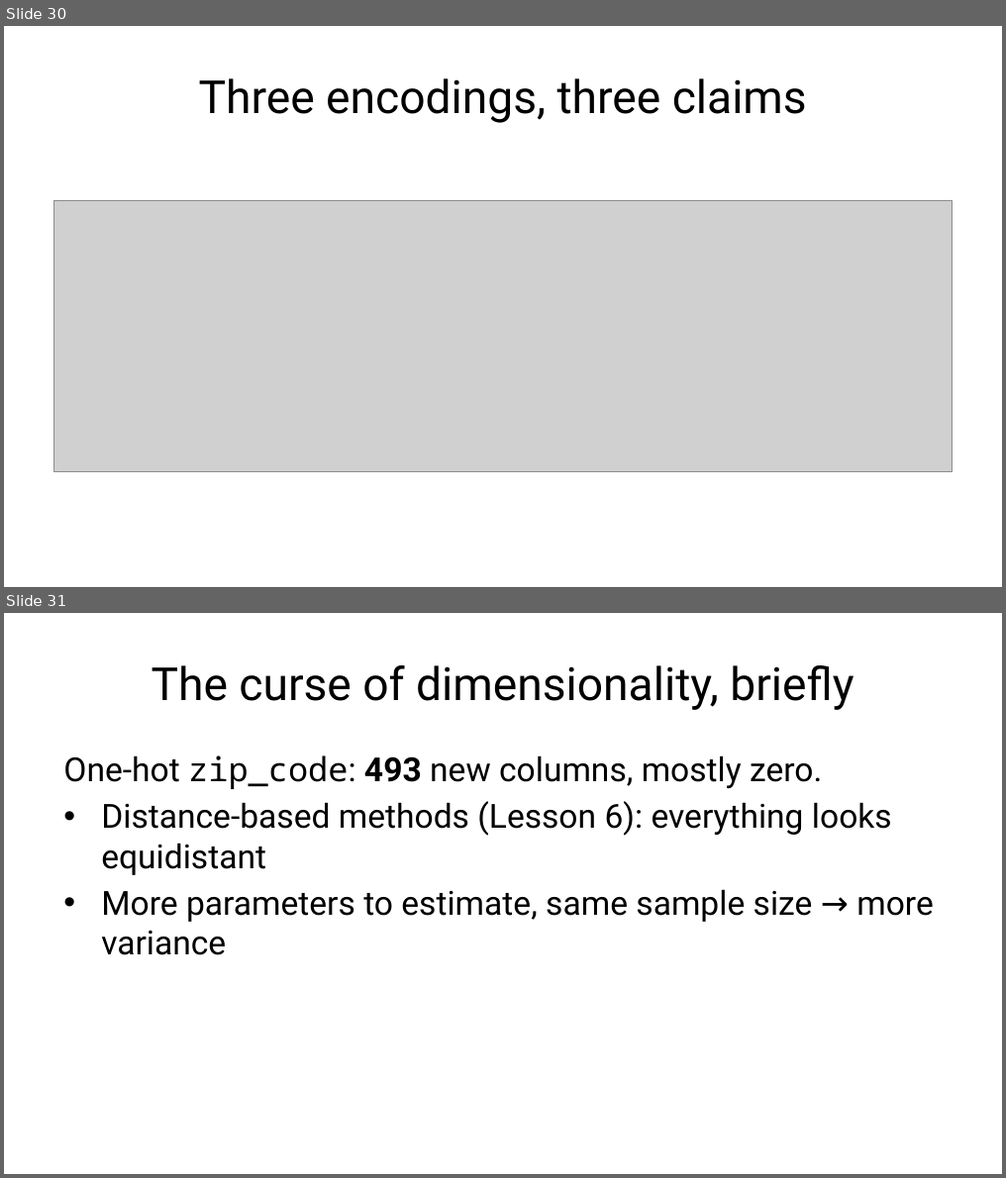
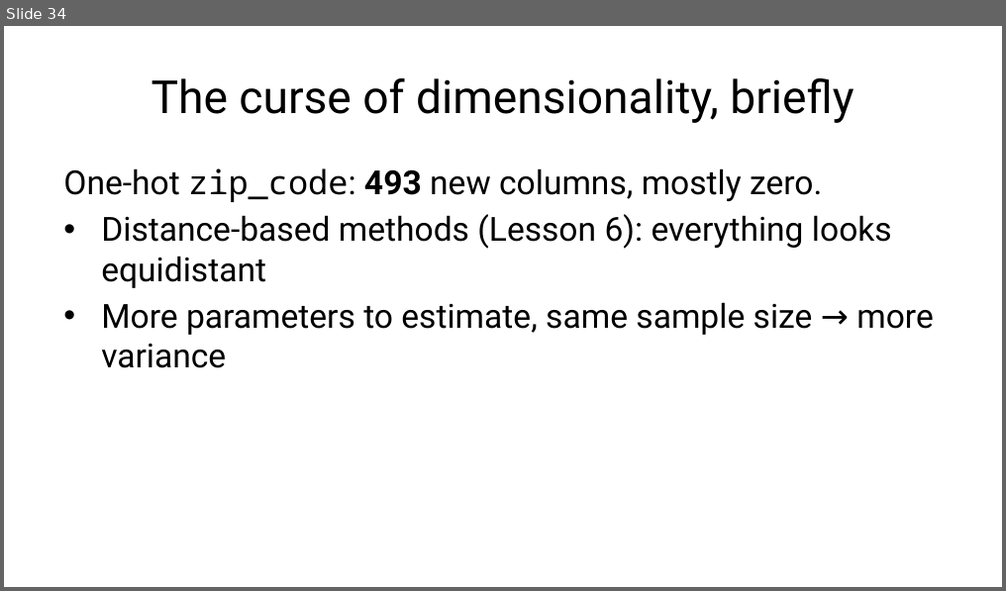
Before and after one commit to fabioantonini/technologies-for-artificial-intelligence, a slide deck: Lessons/02_data_exploration_and_preparation/Slides/data_exploration_and_preparation_slides.pptx. Shown one above the other, each under a label of ours: slides 30 and 31 before the commit, slide 34 after it. The pictures are 1006x1178 and 1006x591 pixels, drawn with LibreOffice and Linux fonts; fonts in the diff are those of the drawing; grey boxes stand for pictures; background and template pictures are left out. Boxes give left, top, right and bottom in pixels: in the first picture for what was removed or moved away, otherwise in the second. Text is boxed around its words. In the diff, an @@ line names an element or a change of style, - is before the commit and + after.

```diff
--- a/Lessons/02_data_exploration_and_preparation/Slides/data_exploration_and_preparation_slides.pptx
+++ b/Lessons/02_data_exploration_and_preparation/Slides/data_exploration_and_preparation_slides.pptx
@@ slide 30 removed at (4,26,1002,587), background #FFFFFF @@
@@ title removed at (199,78,807,123) @@
-Three encodings, three claims
@@ picture removed at (54,200,952,472) @@
@@ what was slide 31 is now slide 34 @@
```
Also in this commit, not shown: 9 slides changed, 5 slides added, 1 other slide removed, 15 other files.
